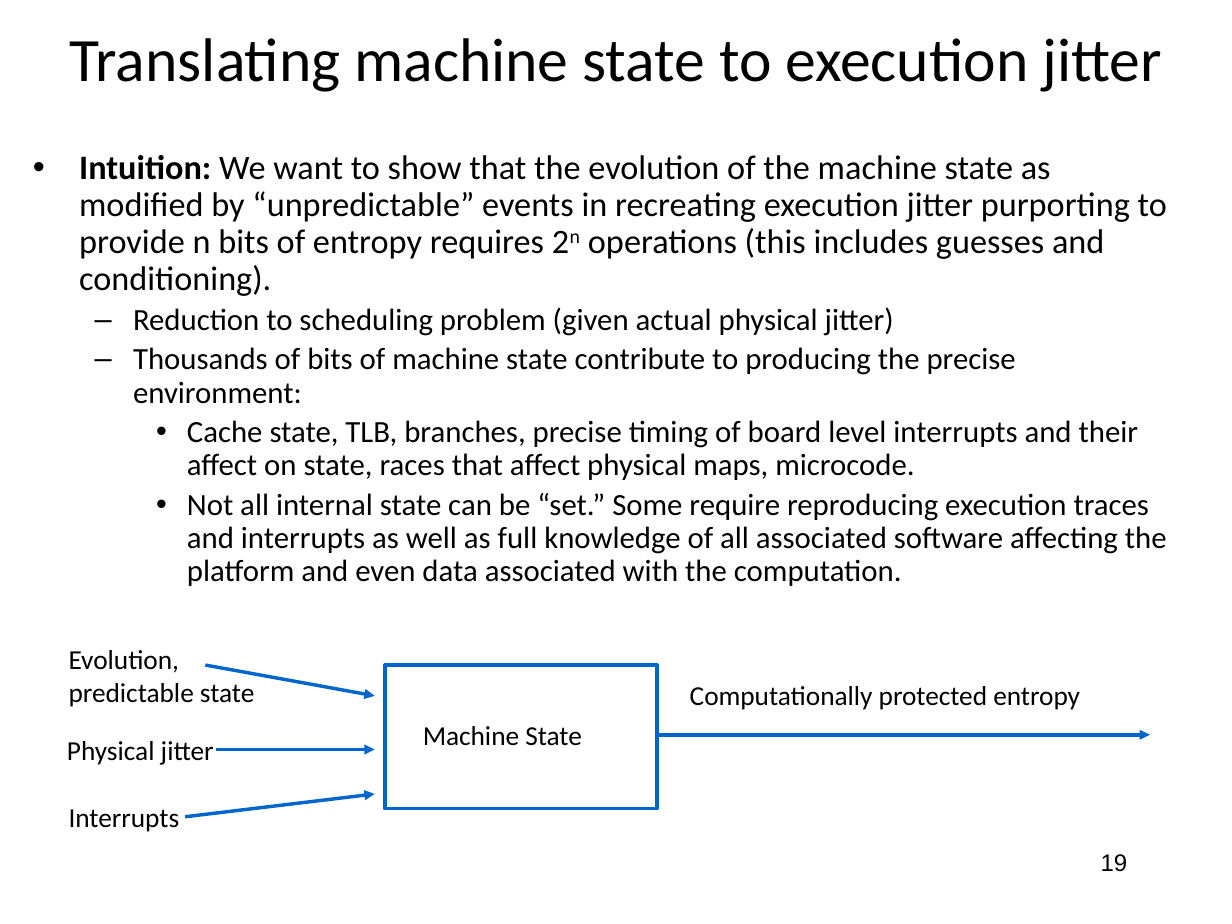
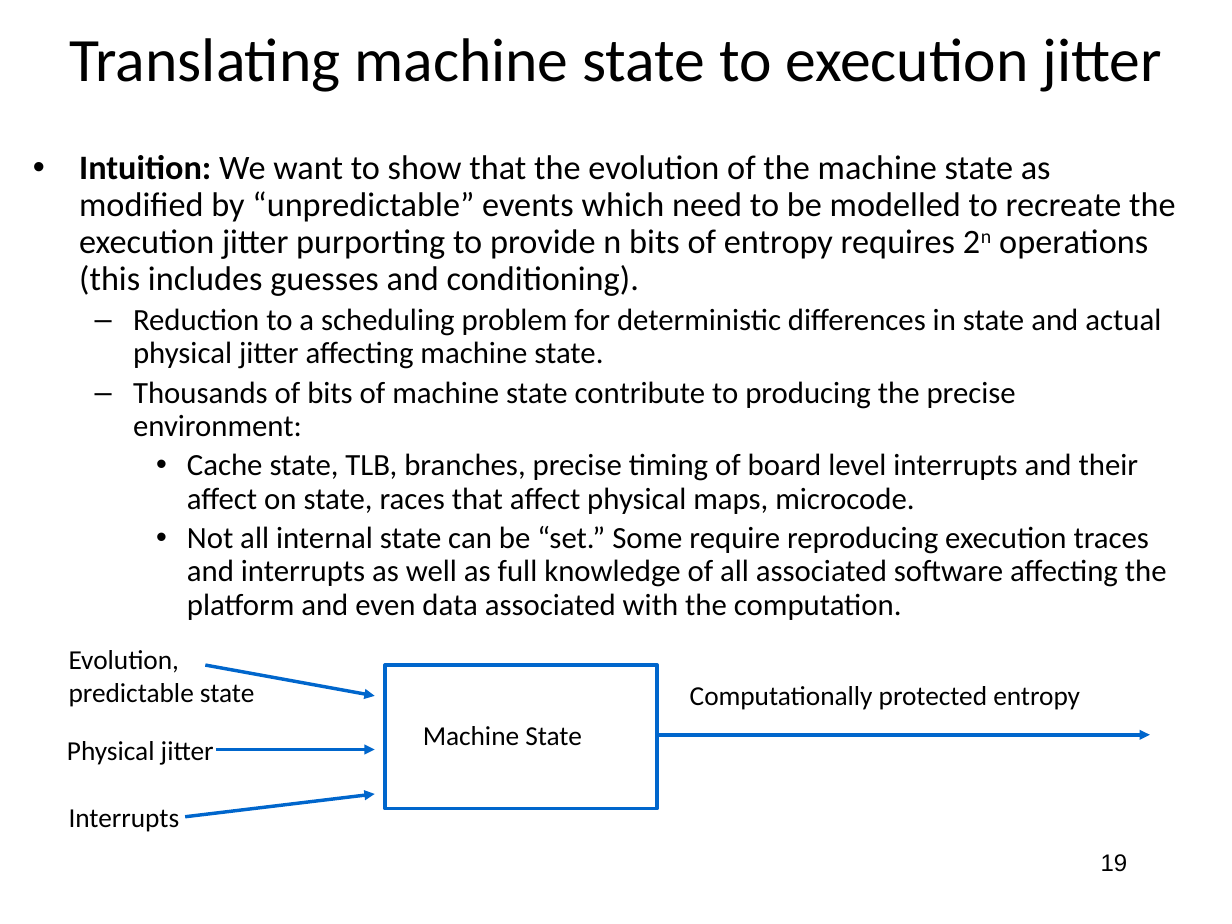
Before and after one commit to jlmucb/class_notes, a slide deck: slide 19 of BerkeleyClass/CS290Spring2013/Lectures/entropy_talk.pptx. Drawn at 1232x924 pixels with LibreOffice and Linux fonts; fonts in the diff are those of the drawing. Boxes give left, top, right and bottom in pixels: in the first picture for what was removed or moved away, otherwise in the second. Text is boxed around its words. In the diff, an @@ line names an element or a change of style, - is before the commit and + after.

Commit message:
fixed entropy slide, added inductor example calculation

```diff
--- a/BerkeleyClass/CS290Spring2013/Lectures/entropy_talk.pptx
+++ b/BerkeleyClass/CS290Spring2013/Lectures/entropy_talk.pptx
@@ text at (79,155,1176,369): text changed @@
-• Intuition: We want to show that the evolution of the machine state as modified by “unpredictable” events in recreating execution jitter purporting to provide n bits of entropy requires 2n operations (this includes guesses and conditioning).
-  – Reduction to scheduling problem (given actual physical jitter)
+• Intuition: We want to show that the evolution of the machine state as modified by “unpredictable” events which need to be modelled to recreate the execution jitter purporting to provide n bits of entropy requires 2n operations (this includes guesses and conditioning).
+  – Reduction to a scheduling problem for deterministic differences in state and actual physical jitter affecting machine state.
```
Also in this commit, not shown: 2 other files.
